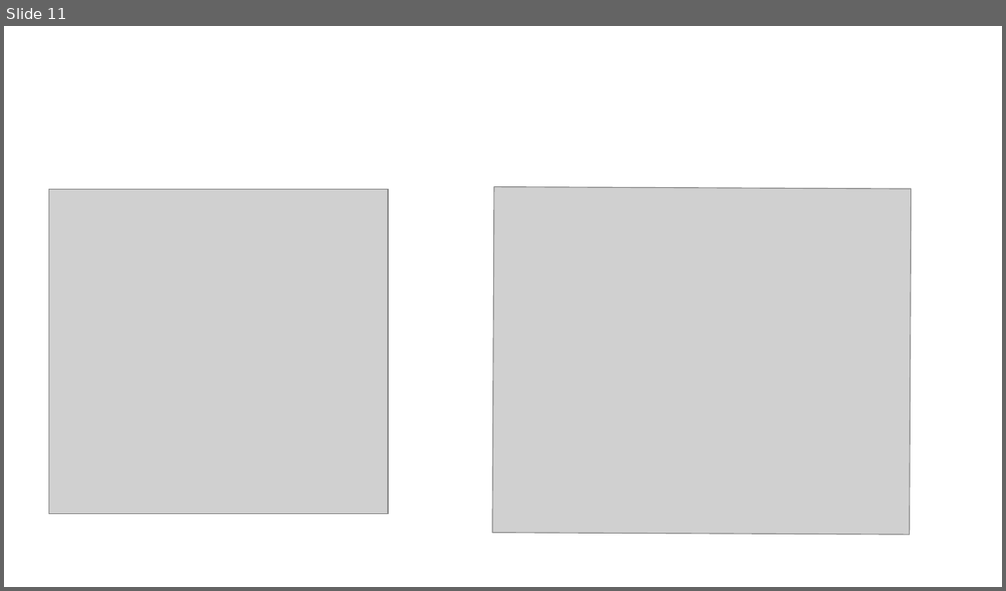
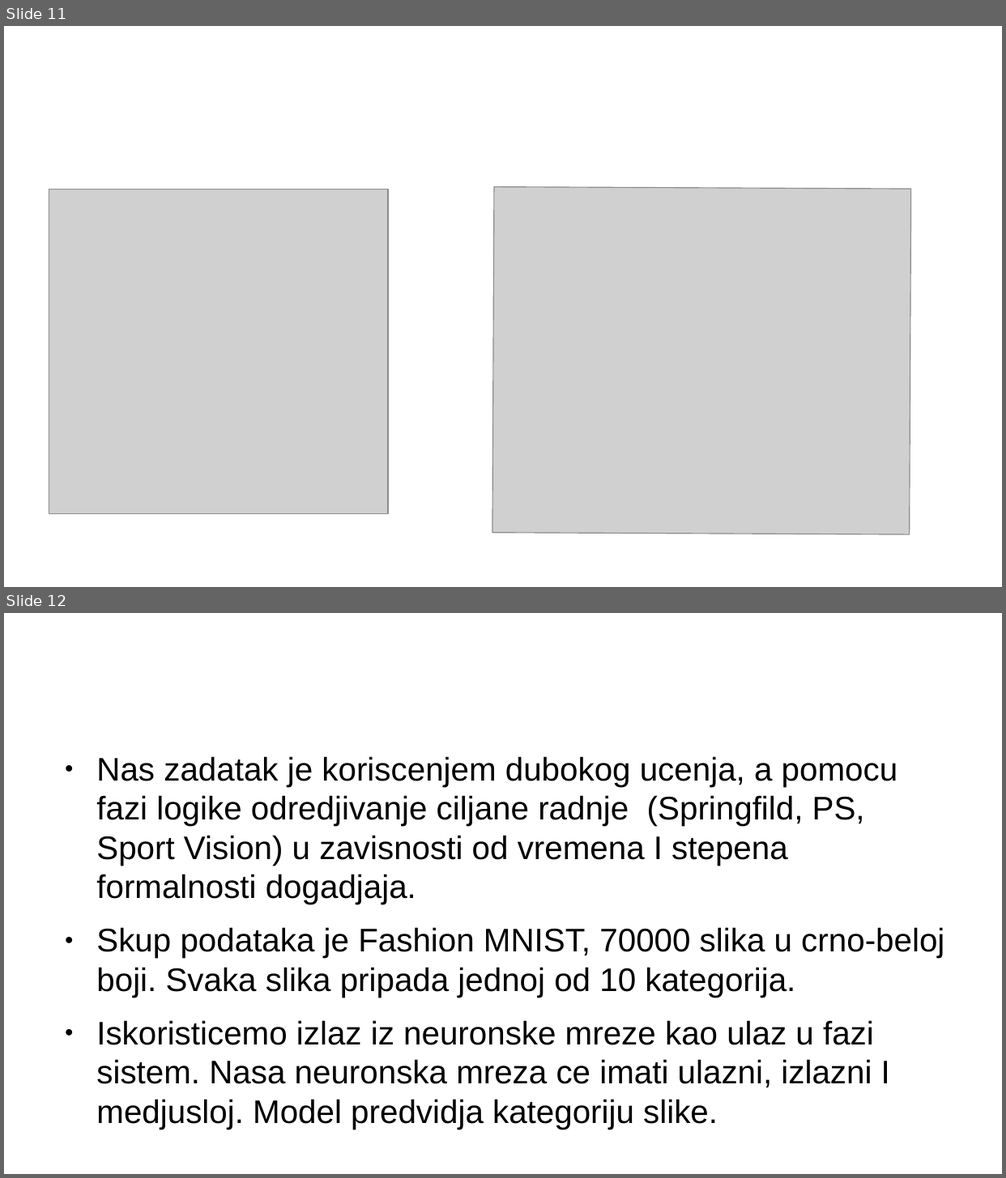
Before and after one commit to VelickovicAna/ri_projekat, a slide deck: prezentacija.odp. Shown one above the other, each under a label of ours: slide 11 before the commit, slides 11 and 12 after it. The pictures are 1006x591 and 1006x1178 pixels, drawn with LibreOffice and Linux fonts; fonts in the diff are those of the drawing; grey boxes stand for pictures; background and template pictures are left out. Boxes give left, top, right and bottom in pixels: in the first picture for what was removed or moved away, otherwise in the second. Text is boxed around its words. In the diff, an @@ line names an element or a change of style, - is before the commit and + after.

```diff
--- a/prezentacija.odp
+++ b/prezentacija.odp
@@ slide 12 added at bbox=[4, 613, 1002, 1174], background #FFFFFF @@
@@ text added at bbox=[96, 756, 944, 1130], 26 pt, text #000000 @@
+● Nas zadatak je koriscenjem dubokog ucenja, a pomocu fazi logike odredjivanje ciljane radnje (Springfild, PS, Sport Vision) u zavisnosti od vremena I stepena formalnosti dogadjaja.
+● Skup podataka je Fashion MNIST, 70000 slika u crno-beloj boji. Svaka slika pripada jednoj od 10 kategorija.
+● Iskoristicemo izlaz iz neuronske mreze kao ulaz u fazi sistem. Nasa neuronska mreza ce imati ulazni, izlazni I medjusloj. Model predvidja kategoriju slike.
@@ title added at bbox=[295, 1059, 547, 1084], 35.7 pt, text #FFFFFF @@
+Neuronska mreza
```
Also in this commit, not shown: 2 other slides added.
